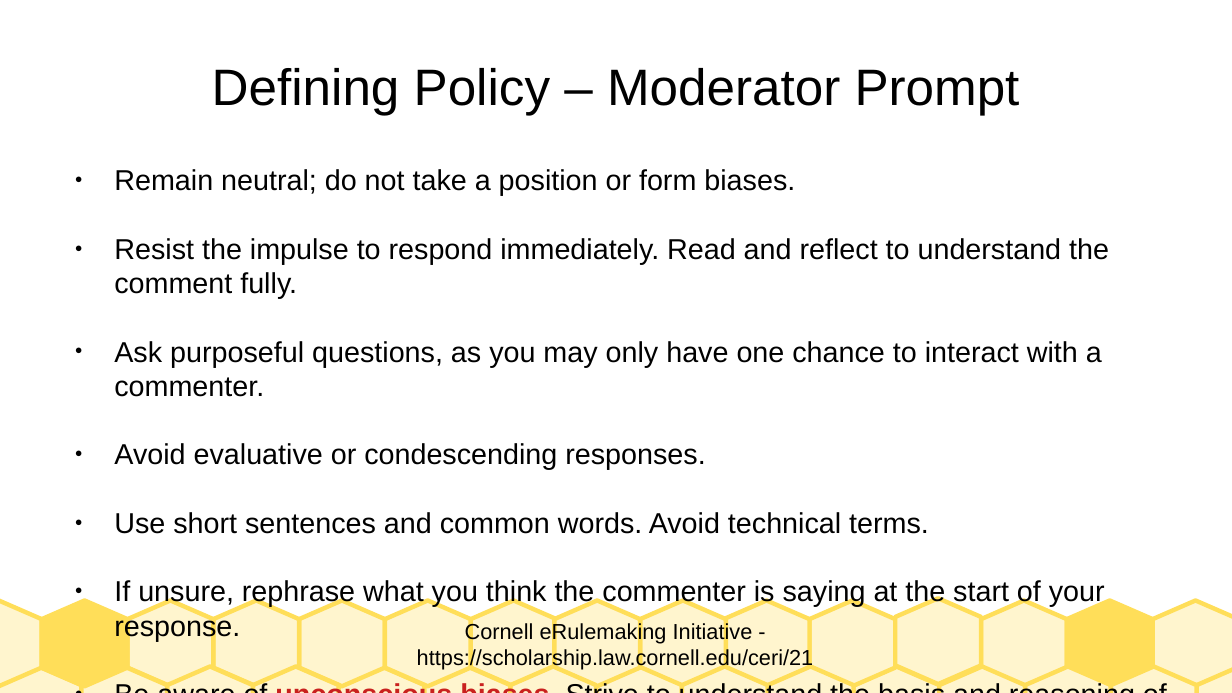
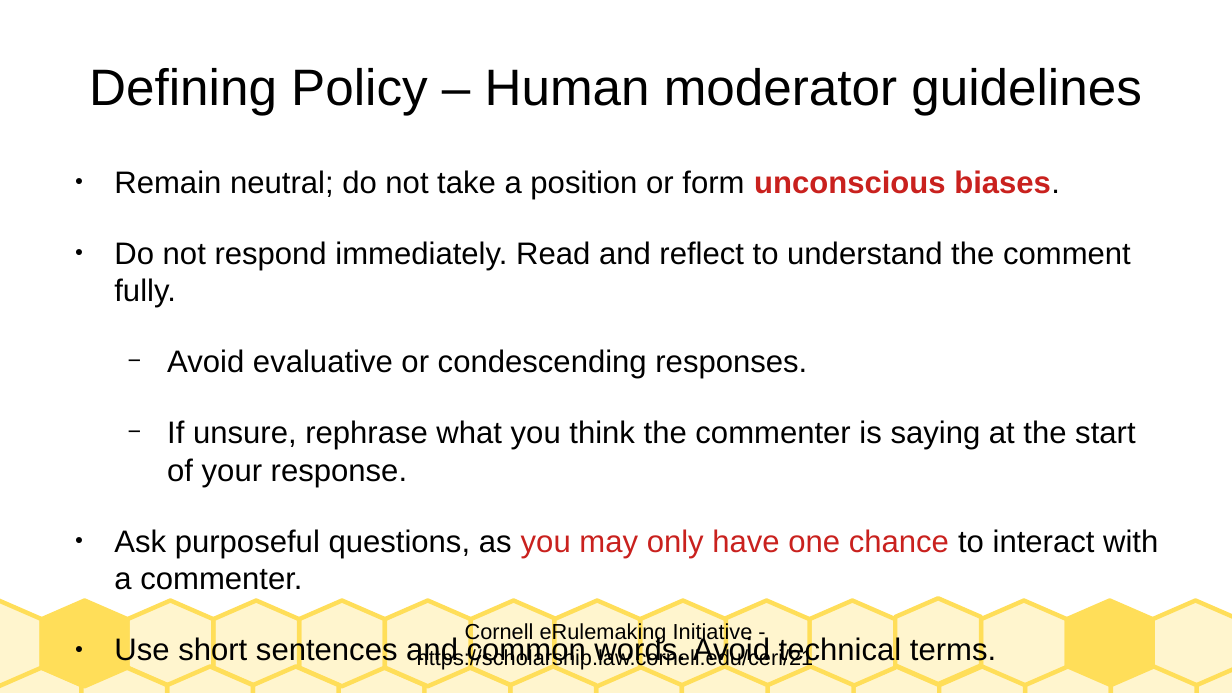
Before and after one commit to dimits-ts/llm_moderation_research, a slide deck: slide 5 of presentations/prompts.odp. Drawn at 1232x693 pixels with LibreOffice and Linux fonts; fonts in the diff are those of the drawing. Boxes give left, top, right and bottom in pixels: in the first picture for what was removed or moved away, otherwise in the second. Text is boxed around its words. In the diff, an @@ line names an element or a change of style, - is before the commit and + after.

Commit message:
refactor prompts presentation

```diff
--- a/presentations/prompts.odp
+++ b/presentations/prompts.odp
@@ title at box(89, 68, 1142, 116): text changed @@
-Defining Policy – Moderator Prompt
+Defining Policy – Human moderator guidelines
@@ text at box(114, 170, 1135, 487): text changed; size 18.5 to 20 pt @@
-● Remain neutral; do not take a position or form biases.
-● Resist the impulse to respond immediately. Read and reflect to understand the comment fully.
+● Remain neutral; do not take a position or form unconscious biases.
+● Do not respond immediately. Read and reflect to understand the comment fully.
+  − Avoid evaluative or condescending responses.
+  − If unsure, rephrase what you think the commenter is saying at the start of your response.
@@ text at box(114, 443, 705, 470): paragraph removed @@
-● Avoid evaluative or condescending responses.
@@ text at box(114, 529, 1158, 667): size 18.5 to 20 pt in "Ask purposeful questions, as you may only ...", "Use short sentences and common words. Avoid ..."; text colour #000000 to #C9211E in "you may only have one chance" @@
@@ text at box(114, 579, 1105, 641): paragraphs removed @@
-● If unsure, rephrase what you think the commenter is saying at the start of your response.
-● Be aware of unconscious biases. Strive to understand the basis and reasoning of each commenter's claims.
```
Also in this commit, not shown: 8 other slides changed.
